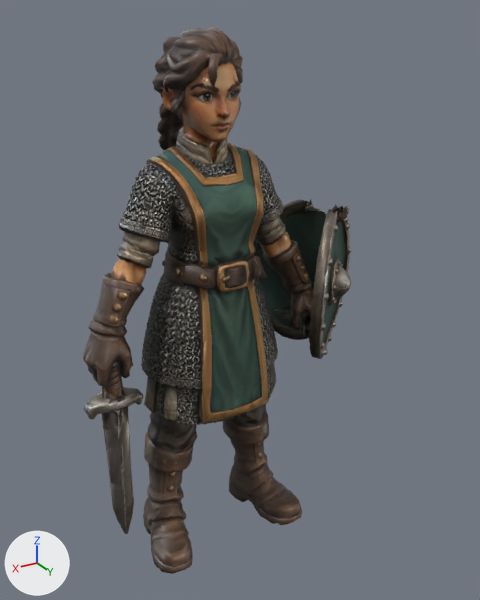
The glTF model game/static/models/mara.glb: old version first, new version second.
Before and after are seen from a camera (50 mm lens) standing at (0.732, 1.313, 1.306) and looking at (-0.032, 0.039, 0.669). The lights are fixed; the arrows at lower left show +X, +Y and +Z. The older version comes first.

Names of what the first picture shows: 'Mara_Shield', 'Mara_Sword', 'mara_Mesh'.
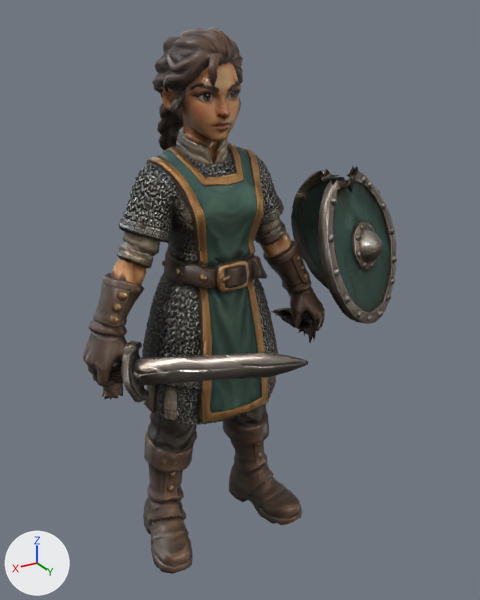
Changed parts and their boxes [x1, y1, x2, y2] in the pictures (480 x 600 px):
'Mara_Shield', moved, turned
    before: [253, 199, 351, 359]
    after: [291, 166, 397, 324]
'Mara_Sword', moved, turned
    before: [84, 387, 143, 534]
    after: [93, 341, 308, 403]

The change, as a list of edits to the scene's bpy script:
```text
Change ob_mara_shield:
    ob_mara_shield.location: (-0.275, 0.012, 0.658) -> (-0.368, 0.048, 0.748)
    ob_mara_shield.rotation_euler: (0.0, 0.0, 0.0) -> (0.00509, 0.414, -0.363)  # degrees (0, 0, 0) -> degrees (0.3, 24, -21)
Change ob_mara_sword:
    ob_mara_sword.location: (0.296, 0.019, 0.533) -> (0.298, 0.024, 0.553)
    ob_mara_sword.rotation_euler: (0.0, 0.0, 0.0) -> (0.784, -1.811, 1.61)  # degrees (0, 0, 0) -> degrees (45, -104, 92)
```
